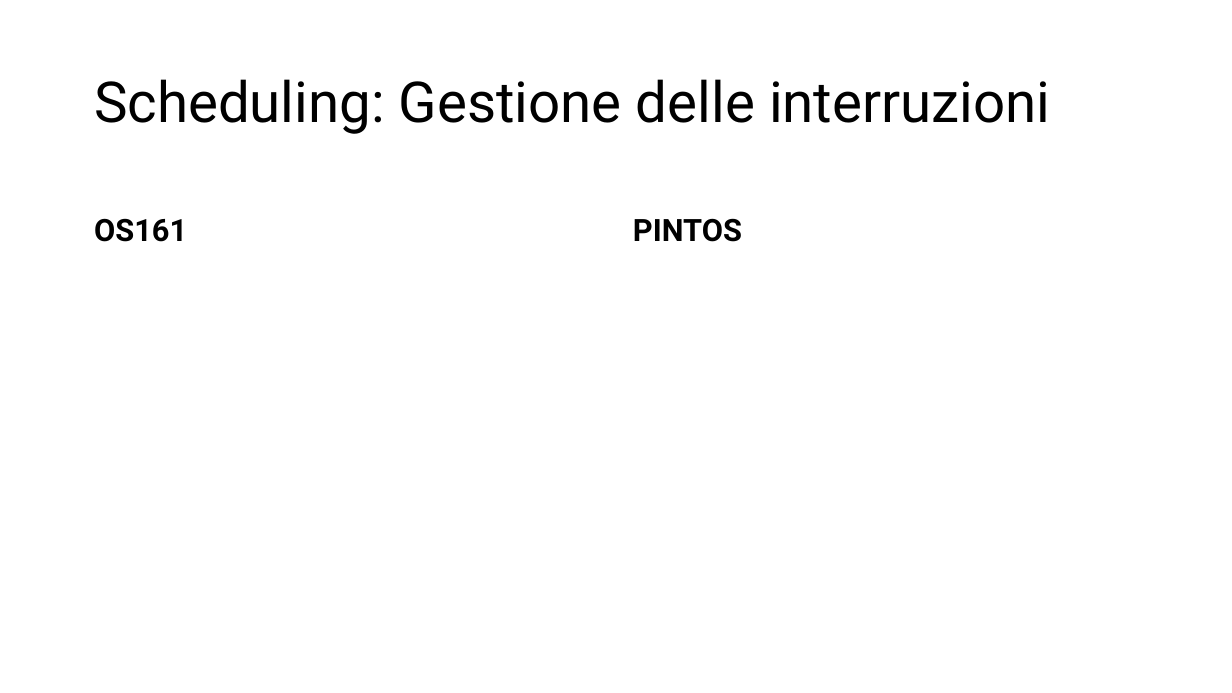
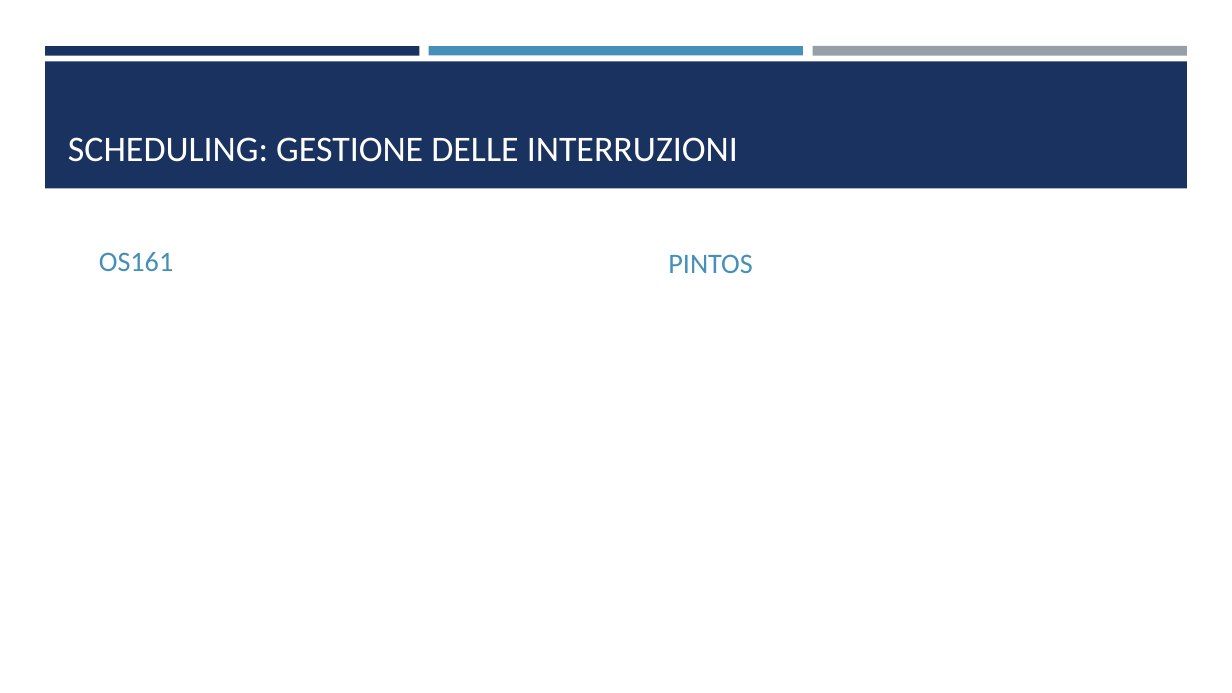
Before and after one commit to fraancyM/PintOS, a slide deck: slide 9 of Progetto_SO.pptx. Drawn at 1232x693 pixels with LibreOffice and Linux fonts; fonts in the diff are those of the drawing. Boxes give left, top, right and bottom in pixels: in the first picture for what was removed or moved away, otherwise in the second. Text is boxed around its words. In the diff, an @@ line names an element or a change of style, - is before the commit and + after.

```diff
--- a/Progetto_SO.pptx
+++ b/Progetto_SO.pptx
@@ rectangle added at box(45, 46, 420, 55), fill #1A3260 @@
@@ rectangle added at box(429, 46, 803, 55), fill #4590B8 @@
@@ rectangle added at box(812, 46, 1187, 56), fill #969FA7 @@
@@ rectangle added at box(45, 61, 1188, 189), fill #1A3260 @@
@@ title "SCHEDULING: GESTIONE DELLE INTERRUZIONI" at box(68, 137, 738, 162): vertical alignment middle to bottom @@
@@ title at box(68, 137, 738, 162): text changed; size 44 to 28 pt; font Roboto to Calibri; text colour #000000 to #FFFFFF @@
-Scheduling: Gestione delle interruzioni
+SCHEDULING: GESTIONE DELLE INTERRUZIONI
@@ text "OS161": place and size @@
-text "OS161" at box(94, 218, 187, 242)
+text "OS161" at box(99, 252, 173, 271)
@@ text "OS161" at box(99, 252, 173, 271): size 24 to 22 pt, font Roboto to Calibri, text colour #000000 to #4590B8, bold off; line spacing 0.9 to 1 @@
@@ text "PINTOS" at box(668, 254, 752, 273): size 24 to 22 pt, font Roboto to Calibri, text colour #000000 to #4590B8, bold off; line spacing 0.9 to 1 @@
@@ text "PINTOS": place and size @@
-text "PINTOS" at box(633, 218, 742, 242)
+text "PINTOS" at box(668, 254, 752, 273)
```
Also in this commit, not shown: 12 other slides changed, 4 slides added, 4 slides removed.
